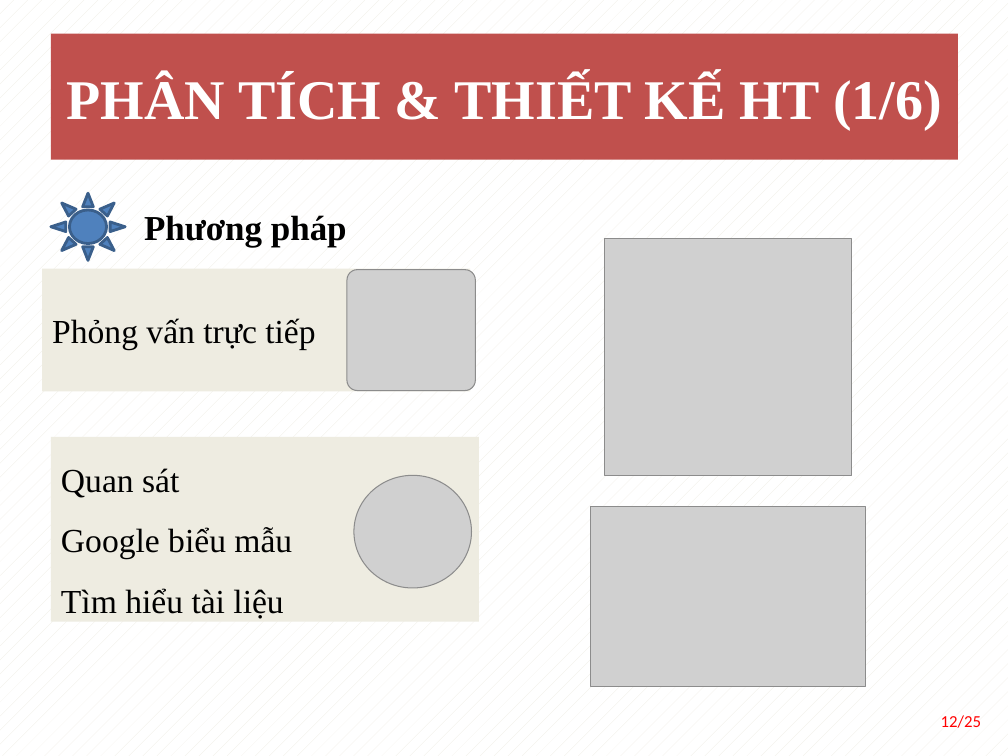
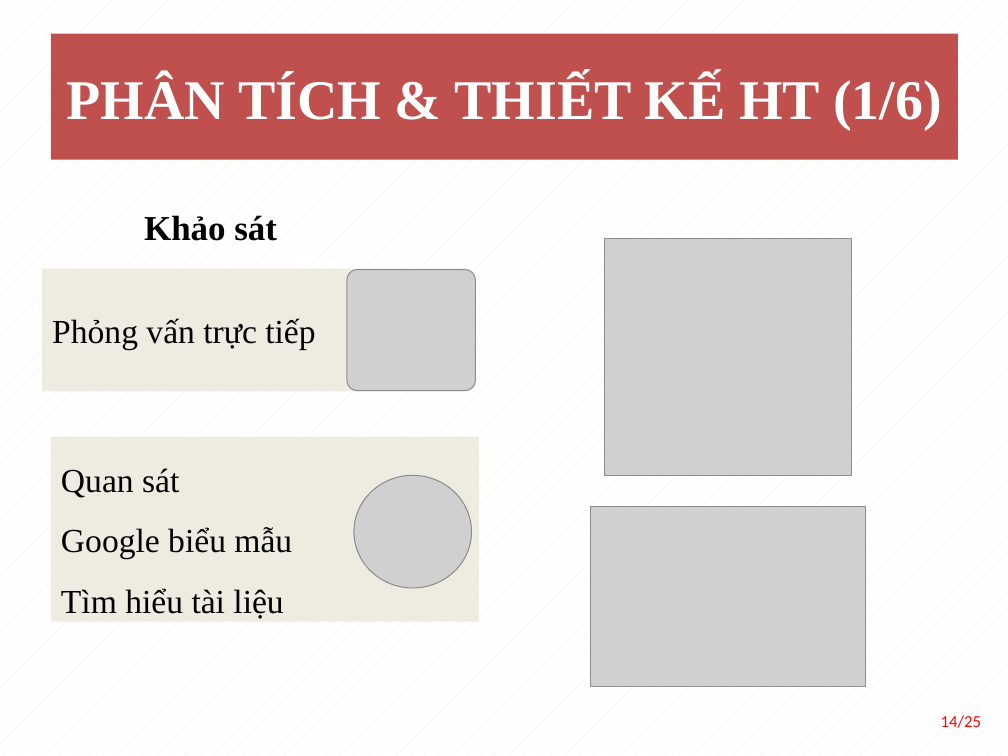
Before and after one commit to vukal2k/MyDoAn, a slide deck: slide 14 of document/TranLuongNgocTram_BaoCaoDoAn.pptx (slide 12 before the commit). Drawn at 1008x756 pixels with LibreOffice and Linux fonts; fonts in the diff are those of the drawing; grey boxes stand for pictures. Boxes give left, top, right and bottom in pixels: in the first picture for what was removed or moved away, otherwise in the second. Text is boxed around its words. In the diff, an @@ line names an element or a change of style, - is before the commit and + after.

```diff
--- a/document/TranLuongNgocTram_BaoCaoDoAn.pptx
+++ b/document/TranLuongNgocTram_BaoCaoDoAn.pptx
@@ sun removed at [50,194,125,261] @@
@@ title at [144,215,277,241]: text changed @@
-Phương pháp
+Khảo sát
@@ page number at [941,715,981,728]: text changed @@
-12/25
+14/25
```
Also in this commit, not shown: 13 other slides changed, 4 slides added, 4 slides removed, 5 other files.
